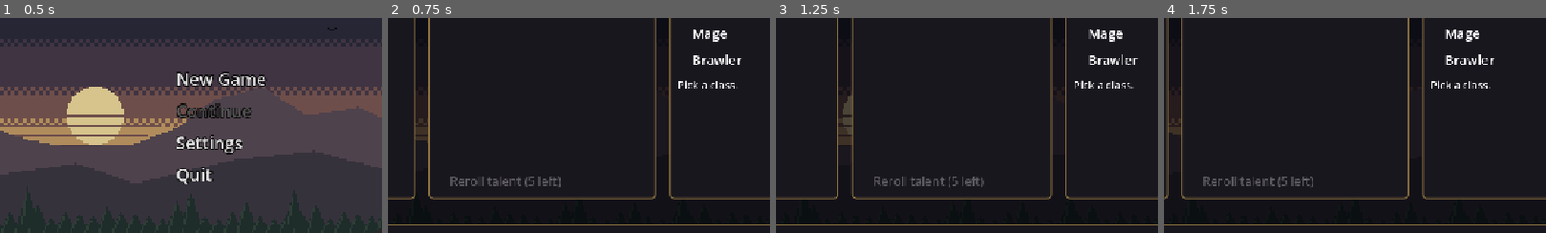
Above: before the commit, frames 1-4 (left to right).
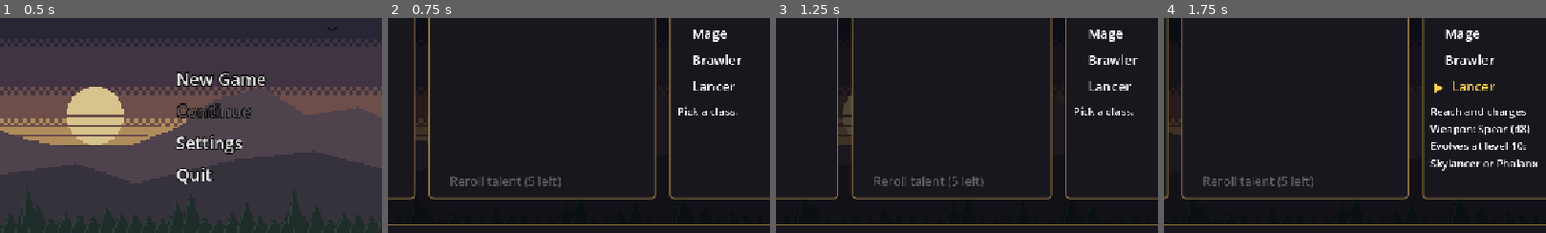
Above: after the commit, the same moments.

Repository: khasmn/project-k
Game: Godot game, scene res://scenes/menu/main_menu.tscn
The game is run twice, just before and just after one commit, with the same random seed, the same clock (stepped at 60 frames per second) and the same inputs.
Inputs (mouse positions are % of the whole screen's width and height, from its top left):
- Up to frame 1 (0.5 s): no input
- Up to frame 2 (0.75 s): click "New Game" at 0.5 s
- Up to frame 3 (1.25 s): no input
- Up to frame 4 (1.75 s): click (67, 45) at 1.25 s, where only the run after the commit has a clickable "Lancer"
The pictures show only the part of the screen within x 22-72%, y 29-79%; the shares and areas given below are measured in that part.

Frame 1 is identical in both runs. In frame 2, 0.6% of the frame differs, in the area x 76-92%, y 28-46%; in frame 3, 0.6%; in frame 4, 2.2%, in the area x 69-98%, y 28-72%.

Commit message:
Add Lancer class
Co-Authored-By: Claude Opus 5.5 <noreply@anthropic.com>

Diff:
--- a/data/classes.json
+++ b/data/classes.json
@@ -6,5 +6,7 @@
 	"mage": {"name": "Mage", "projectile": "bolt", "impact": "spark", "skills": ["fireball", "frost_bolt"], "energy_name": "Mana", "start_energy": 3, "role": "Spells", "weapon": "Magic bolt", "damage_die": 10, "attack_stat": "magic", "evolves": "Elementalist or Warlock",
 		"stats": {"hp": 30, "attack": 0, "magic": 4, "defense": 1, "speed": 2, "charisma": 2, "luck": 1}},
 	"brawler": {"name": "Brawler", "impact": "punch", "skills": ["flurry", "uppercut"], "role": "Fast unarmed combos", "weapon": "Fists", "damage_die": 8, "attack_stat": "attack", "evolves": "Monk or Pit Fighter",
-		"stats": {"hp": 30, "attack": 3, "magic": 0, "defense": 2, "speed": 4, "charisma": 1, "luck": 1}}
+		"stats": {"hp": 30, "attack": 3, "magic": 0, "defense": 2, "speed": 4, "charisma": 1, "luck": 1}},
+	"lancer": {"name": "Lancer", "impact": "slash", "skills": ["piercing_thrust", "sweeping_arc"], "role": "Reach and charges", "weapon": "Spear", "damage_die": 8, "attack_stat": "attack", "evolves": "Skylancer or Phalanx",
+		"stats": {"hp": 32, "attack": 3, "magic": 0, "defense": 2, "speed": 2, "charisma": 1, "luck": 1}}
 }
--- a/data/gear.json
+++ b/data/gear.json
@@ -7,6 +7,7 @@
 	"hunting_bow": {"name": "Hunting Bow", "slot": "weapon", "classes": ["archer"], "upgrade": "rat_tail", "price": 30, "stats": {"attack": 1}, "tint": [0.8, 0.65, 0.55]},
 	"oak_staff": {"name": "Oak Staff", "slot": "weapon", "classes": ["mage"], "upgrade": "old_bone", "price": 30, "stats": {"attack": 1}, "tint": [1.1, 1.2, 1.4]},
 	"iron_knuckles": {"name": "Iron Knuckles", "slot": "weapon", "classes": ["brawler"], "upgrade": "iron_scrap", "price": 30, "stats": {"attack": 1}, "tint": [0.7, 0.75, 0.85]},
+	"iron_spear": {"name": "Iron Spear", "slot": "weapon", "classes": ["lancer"], "upgrade": "iron_scrap", "price": 30, "stats": {"attack": 1}, "tint": [0.8, 0.9, 1.25]},
 	"wooden_shield": {"name": "Wooden Shield", "slot": "offhand", "classes": ["warrior", "brawler"], "upgrade": "iron_scrap", "price": 20, "stats": {"defense": 1}},
 	"copper_ring": {"name": "Copper Ring", "slot": "jewelry", "upgrade": "iron_scrap", "price": 15, "stats": {"speed": 1}},
 	"bone_charm": {"name": "Bone Charm", "slot": "jewelry", "upgrade": "old_bone", "price": 15, "stats": {"max_hp": 4}},
@@ -16,6 +17,7 @@
 	"longbow": {"name": "Longbow", "slot": "weapon", "classes": ["archer"], "upgrade": "rat_tail", "price": 50, "stats": {"attack": 2}, "tint": [0.65, 0.5, 0.45]},
 	"ash_staff": {"name": "Ash Staff", "slot": "weapon", "classes": ["mage"], "upgrade": "old_bone", "price": 50, "stats": {"attack": 2}, "tint": [1.3, 1.2, 1.0]},
 	"steel_knuckles": {"name": "Steel Knuckles", "slot": "weapon", "classes": ["brawler"], "upgrade": "iron_scrap", "price": 50, "stats": {"attack": 2}, "tint": [0.95, 1.05, 1.4]},
+	"steel_spear": {"name": "Steel Spear", "slot": "weapon", "classes": ["lancer"], "upgrade": "iron_scrap", "price": 50, "stats": {"attack": 2}, "tint": [0.95, 1.05, 1.4]},
 	"rat_fang_charm": {"name": "Rat Fang Charm", "slot": "jewelry", "upgrade": "rat_tail", "price": 40, "stats": {"speed": 1, "attack": 1}},
 	"bandit_hood": {"name": "Bandit Hood", "slot": "helmet", "upgrade": "wolf_pelt", "price": 40, "stats": {"defense": 2, "speed": 1}},
 	"wolf_pelt_cloak": {"name": "Wolf Pelt Cloak", "slot": "armor", "upgrade": "wolf_pelt", "price": 50, "stats": {"defense": 2, "speed": 1}},
@@ -25,6 +27,7 @@
 	"starmetal_bow": {"name": "Starmetal Bow", "slot": "weapon", "classes": ["archer"], "upgrade": "orc_tusk", "price": 100, "stats": {"attack": 4}, "tint": [0.8, 1.15, 1.8]},
 	"starmetal_staff": {"name": "Starmetal Staff", "slot": "weapon", "classes": ["mage"], "upgrade": "orc_tusk", "price": 100, "stats": {"attack": 4}, "tint": [0.8, 1.15, 1.8]},
 	"starmetal_knuckles": {"name": "Starmetal Knuckles", "slot": "weapon", "classes": ["brawler"], "upgrade": "orc_tusk", "price": 100, "stats": {"attack": 4}, "tint": [0.8, 1.15, 1.8]},
+	"starmetal_spear": {"name": "Starmetal Spear", "slot": "weapon", "classes": ["lancer"], "upgrade": "orc_tusk", "price": 100, "stats": {"attack": 4}, "tint": [0.8, 1.15, 1.8]},
 	"starmetal_helm": {"name": "Starmetal Helm", "slot": "helmet", "upgrade": "orc_tusk", "price": 100, "stats": {"defense": 4, "max_hp": 4}},
 	"starmetal_plate": {"name": "Starmetal Plate", "slot": "armor", "upgrade": "orc_tusk", "price": 100, "stats": {"defense": 4, "max_hp": 8}},
 	"starmetal_shield": {"name": "Starmetal Shield", "slot": "offhand", "classes": ["warrior", "brawler"], "upgrade": "orc_tusk", "price": 100, "stats": {"defense": 4}},
--- a/data/recipes.json
+++ b/data/recipes.json
@@ -5,6 +5,7 @@
 	"longbow": {"section": "basic", "materials": {"iron_scrap": 4, "rat_tail": 1}, "gold": 20},
 	"ash_staff": {"section": "basic", "materials": {"iron_scrap": 4, "rat_tail": 1}, "gold": 20},
 	"steel_knuckles": {"section": "basic", "materials": {"iron_scrap": 4, "rat_tail": 1}, "gold": 20},
+	"steel_spear": {"section": "basic", "materials": {"iron_scrap": 4, "rat_tail": 1}, "gold": 20},
 	"rat_fang_charm": {"section": "blueprint", "materials": {"rat_tail": 3}, "gold": 10},
 	"bandit_hood": {"section": "blueprint", "materials": {"wolf_pelt": 1, "iron_scrap": 2}, "gold": 15},
 	"wolf_pelt_cloak": {"section": "blueprint", "materials": {"wolf_pelt": 3}, "gold": 15},
@@ -14,6 +15,7 @@
 	"starmetal_bow": {"section": "starmetal", "materials": {"starmetal_shard": 1}, "gold": 30},
 	"starmetal_staff": {"section": "starmetal", "materials": {"starmetal_shard": 1}, "gold": 30},
 	"starmetal_knuckles": {"section": "starmetal", "materials": {"starmetal_shard": 1}, "gold": 30},
+	"starmetal_spear": {"section": "starmetal", "materials": {"starmetal_shard": 1}, "gold": 30},
 	"starmetal_helm": {"section": "starmetal", "materials": {"starmetal_shard": 1}, "gold": 30},
 	"starmetal_plate": {"section": "starmetal", "materials": {"starmetal_shard": 1}, "gold": 30},
 	"starmetal_shield": {"section": "starmetal", "materials": {"starmetal_shard": 1}, "gold": 30},
--- a/data/skills.json
+++ b/data/skills.json
@@ -15,6 +15,10 @@
 		"effect": {"status": "stun", "save": "speed"}},
 	"uppercut": {"name": "Uppercut", "pose": "brawler_uppercut", "impact": "uppercut", "cost": 2, "description": "Attack at -2 to hit, +1d8 damage on a hit.",
 		"to_hit": -2, "extra_die": 8},
+	"piercing_thrust": {"name": "Piercing Thrust", "pose": "lancer_skill", "impact": "punch", "cost": 2, "description": "Attack at +2 to hit, +1d4 damage on a hit.",
+		"to_hit": 2, "extra_die": 4},
+	"sweeping_arc": {"name": "Sweeping Arc", "pose": "lancer_sweep", "impact": "slash", "cost": 3, "description": "No attack roll: every monster makes a Speed save. Fail: d6 damage. Pass: half damage.",
+		"save": "speed", "area": "all", "damage_die": 6},
 
 	"howl": {"name": "Howl", "aura": "howl", "buff": "inspired", "turns": 2, "description": "Inspires its hero: +{power} to hit and damage on the next 2 attacks."},
 	"warm_egg": {"name": "Warm Egg", "aura": "rally", "heal": true, "description": "Gives its hero a warm egg: heals {power} HP (only when the hero is hurt that much)."},
--- a/scripts/character/character_creation.gd
+++ b/scripts/character/character_creation.gd
@@ -134,7 +134,7 @@
 		%ClassInfo.text = "Pick a class."
 	else:
 		var hero_class: Dictionary = draft.classes[draft.class_id]
-		%ClassInfo.text = "%s\nWeapon: %s (d%d)\nEvolves at level 15: %s" % [
+		%ClassInfo.text = "%s\nWeapon: %s (d%d)\nEvolves at level 10: %s" % [
 			hero_class.role, hero_class.weapon, hero_class.damage_die, hero_class.evolves]
 
 	race_button.text = race_button.text.left(3) + "Reroll race (%d left)" % draft.race_rerolls_left
--- a/scripts/combat/combatant.gd
+++ b/scripts/combat/combatant.gd
@@ -326,7 +326,7 @@
 	var line: String = "%s: %s save rolled %d, %+d = %d vs %d: %s %d damage." % [foe.display_name,
 		skill.save.capitalize(), result.natural, stat, result.total, save_dc(),
 		"pass, half:" if result.success else "fail!", damage] + foe.take_damage(damage)
-	if not result.success and foe.is_alive():
+	if not result.success and foe.is_alive() and skill.has("effect"):
 		line += " " + _set_status(foe, skill.effect, skill.effect.status.capitalize())
 	return line
 
--- a/scripts/ui/hero_sprite.gd
+++ b/scripts/ui/hero_sprite.gd
@@ -29,6 +29,9 @@
 	"archer_aimed": {"hits": [4], "frames": [[0, 0, 0, 0], [1, 0, 1, 0], [1, 0, 1, 0], [2, 0, 2, 0], [0, 0, 0, 0], [0, 0, 0, 0]]},
 	"mage_frost": {"hits": [3], "frames": [[0, 0, 0, 0], [1, 0, 1, 0], [-2, 0, -2, 0], [-3, 0, -2, 0], [-1, 0, -1, 0], [0, 0, 0, 0]]},
 	"brawler_uppercut": {"hits": [2], "frames": [[0, 1, 0, 1], [0, 2, 0, 2], [-2, -1, -2, -1], [-2, -2, -2, -2], [-1, 0, -1, 0], [0, 0, 0, 0]]},
+	"lancer_attack": {"hits": [2], "frames": [[1, 0, 1, 0], [2, 0, 1, 0], [-3, 0, -2, 0], [-3, 0, -3, 0], [-1, 0, -1, 0], [0, 0, 0, 0]]},
+	"lancer_skill": {"hits": [3], "frames": [[1, 0, 1, 0], [2, 0, 2, 0], [2, 1, 2, 1], [-3, 0, -2, 0], [-1, 0, -1, 0], [0, 0, 0, 0]]},
+	"lancer_sweep": {"hits": [3], "frames": [[1, 0, 1, 0], [1, -1, 1, -1], [0, -1, 0, -1], [-2, 1, -2, 1], [-1, 0, -1, 0], [0, 0, 0, 0]]},
 	"brawler_skill": {"hits": [1, 3], "frames": [[1, 1, 1, 1], [-3, 0, -2, 0], [-1, 0, -1, 0], [-3, 0, -2, 0], [-1, 0, -1, 0], [0, 0, 0, 0]]},
 }
 
--- a/tests/test_skills.gd
+++ b/tests/test_skills.gd
@@ -91,6 +91,13 @@
 	boxer.use_skill(boxer.skills[0], [foe], [boxer])
 	_check(foe.hp == 42, "Uppercut damage wrong: %d HP" % foe.hp)
 
+	# Sweeping Arc: a save attack with no status effect; a failed save takes d6 + half Attack.
+	var lancer: Combatant = _fighter("sweeping_arc", 3)
+	foe = _dummy()
+	Dice.forced_rolls = [2, 4]  # save 2 fails; d6 4 + 1
+	lancer.use_skill(lancer.skills[0], [foe], [lancer])
+	_check(foe.hp == 45 and foe.statuses.is_empty(), "Sweeping Arc wrong: %d HP" % foe.hp)
+
 	# Cooldown: cost + 2 turns. Fireball (3) used on turn 1 waits turns 2-6, ready on turn 7.
 	var caster: Combatant = _fighter("fireball", 3)
 	caster.start_fight()
Binary file added: assets/sprites/hero/weapon/lancer.png
Not shown, added: assets/sprites/hero/weapon/lancer.png.import
Binary file added: assets/sprites/hero/weapon/lancer_attack.png
Not shown, added: assets/sprites/hero/weapon/lancer_attack.png.import
Binary file added: assets/sprites/hero/weapon/lancer_skill.png
Not shown, added: assets/sprites/hero/weapon/lancer_skill.png.import
Binary file added: assets/sprites/hero/weapon/lancer_sweep.png
Not shown, added: assets/sprites/hero/weapon/lancer_sweep.png.import
Binary file added: assets/sprites/items/iron_spear.png
Not shown, added: assets/sprites/items/iron_spear.png.import
Binary file added: assets/sprites/items/starmetal_spear.png
Not shown, added: assets/sprites/items/starmetal_spear.png.import
(and 4 more such lines)
